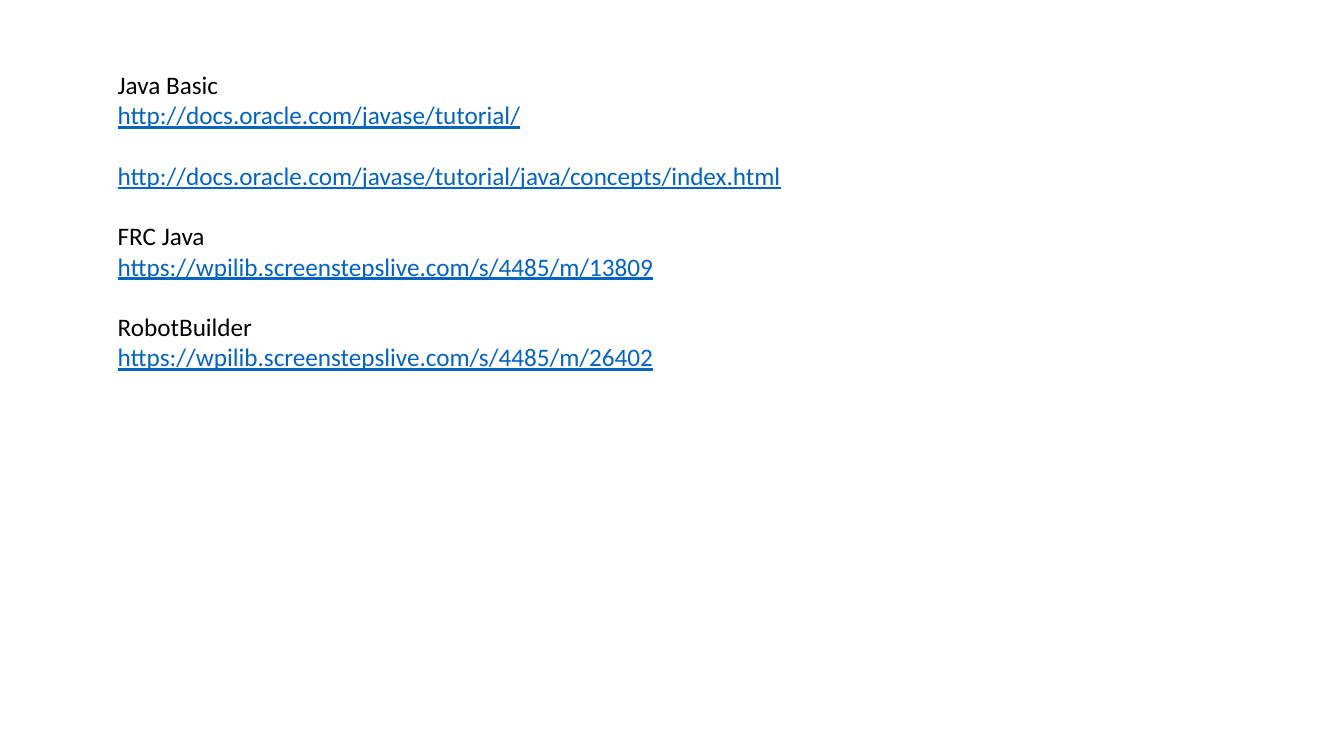
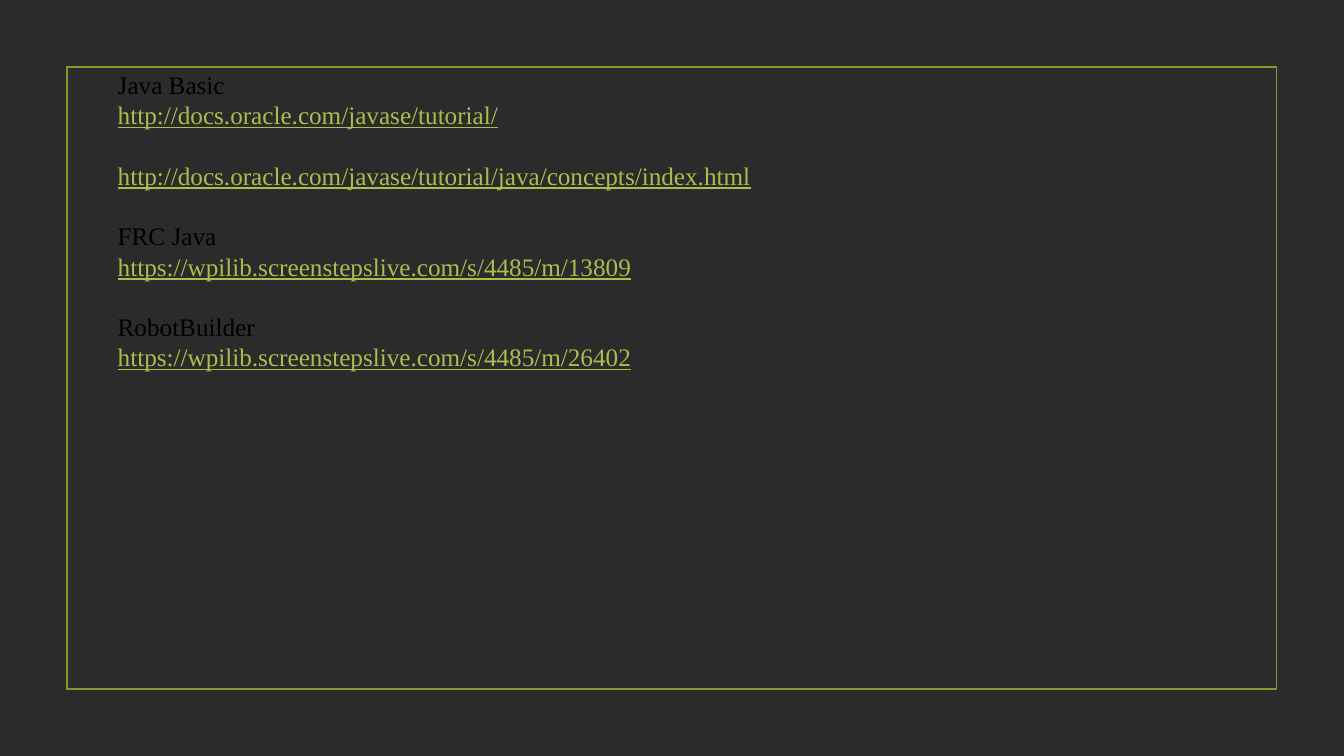
Before and after one commit to 4662FRCRobotics/Training, a slide deck: slide 4 of Object Oriented Programming FRC Context Drive.pptx. Drawn at 1344x756 pixels with LibreOffice and Linux fonts; fonts in the diff are those of the drawing; background and template pictures are left out; a plain dark background stands for a picture behind light text. Boxes give left, top, right and bottom in pixels: in the first picture for what was removed or moved away, otherwise in the second. Text is boxed around its words. In the diff, an @@ line names an element or a change of style, - is before the commit and + after.

```diff
--- a/Object Oriented Programming FRC Context Drive.pptx
+++ b/Object Oriented Programming FRC Context Drive.pptx
@@ background #FFFFFF to picture (left out) @@
@@ rectangle added at <box>67,68,1276,690</box>, outline #83992A 1.25 pt @@
@@ text "Java Basic" at <box>118,78,750,372</box>: font Calibri to Times New Roman; text colour #0563C1 to #A8BF4D in "http://docs.oracle.com/javase/tutorial/", "http://docs.oracle.com/javase/tutorial/java/concepts/index.h ...", "https://wpilib.screenstepslive.com/s/4485/m/13809", "https://wpilib.screenstepslive.com/s/4485/m/26402" @@
```
Also in this commit, not shown: 3 other slides changed.
